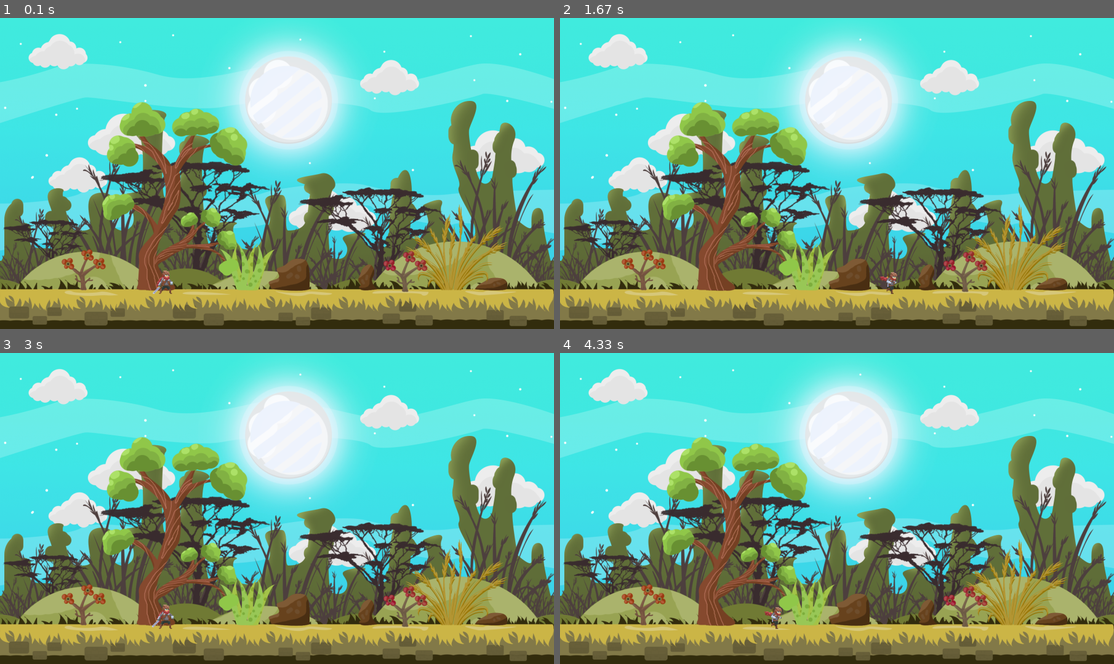
Above: before the commit, frames 1-4 (two rows, left to right).
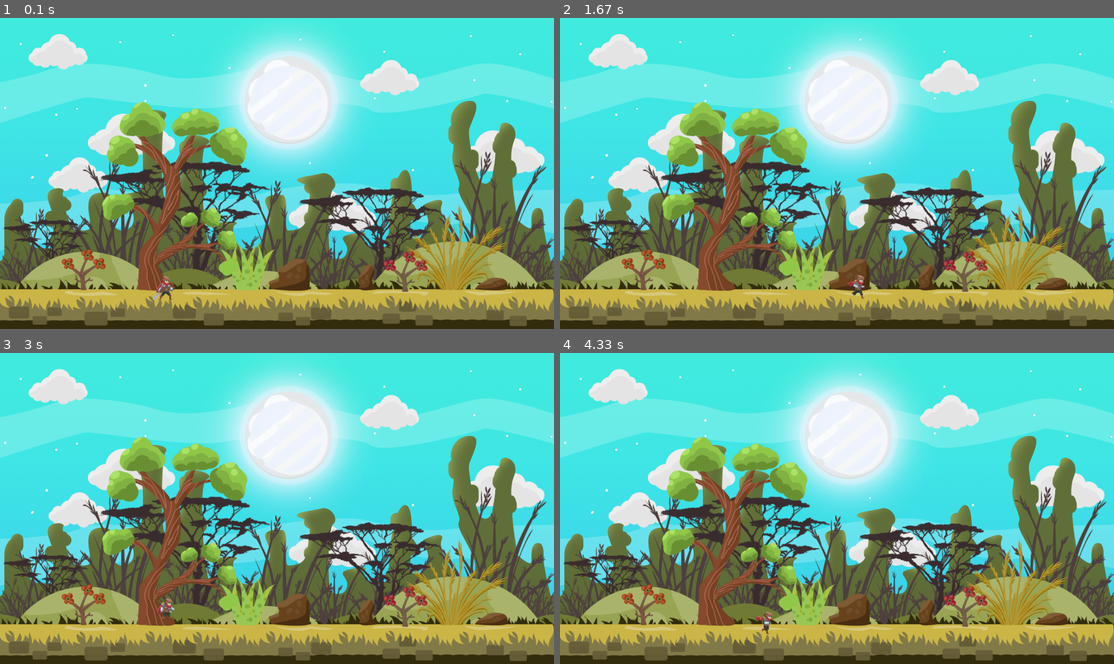
Above: after the commit, the same moments.

Repository: ethanwaggoner/Pygame_Game
Game: pygame game, started from Main.py
Two runs of this game, one before a commit and one after it. Both use one fixed random seed, a clock stepped at 60 frames per second and the inputs below.
Inputs:
- Up to frame 1 (0.1 s): no input
- Up to frame 2 (1.67 s): hold D 0.33-0.8 s; hold W 0.83-1.13 s; hold D 1.17-1.63 s
- Up to frame 3 (3 s): hold A 1.67-2.2 s; hold A 2.23-2.63 s; hold W from 2.67 s (still down)
- Up to frame 4 (4.33 s): release W at 3.03 s; hold D 3.07-3.7 s; hold A 3.73-4.2 s; hold D from 4.23 s (still down)

The runs differ from the first frame. In frame 1, 0.2% of the frame differs, in the area x 27-32%, y 81-91%; in frame 2, 0.2%, in the area x 51-61%, y 81-91%; in frame 3, 0.2%; in frame 4, 0.2%.

Commit message:
Added Jumping

Diff:
--- a/Assets.py
+++ b/Assets.py
@@ -17,3 +17,8 @@
                                 pygame.image.load("Assets/Player/Walk_Right/adventurer-run-03.png").convert_alpha(),
                                 pygame.image.load("Assets/Player/Walk_Right/adventurer-run-04.png").convert_alpha(),
                                 pygame.image.load("Assets/Player/Walk_Right/adventurer-run-05.png").convert_alpha()]
+
+        self.playerJump = [pygame.image.load("Assets/Player/Jump/adventurer-jump-00.png").convert_alpha(),
+                           pygame.image.load("Assets/Player/Jump/adventurer-jump-01.png").convert_alpha(),
+                           pygame.image.load("Assets/Player/Jump/adventurer-jump-02.png").convert_alpha(),
+                           pygame.image.load("Assets/Player/Jump/adventurer-jump-03.png").convert_alpha()]
--- a/Main.py
+++ b/Main.py
@@ -11,11 +11,10 @@
 FPS_CLOCK = pygame.time.Clock()
 displaySurface = pygame.display.set_mode((1920, 1080))
 displaySurface.fill((255, 255, 255))
-startX = 0
-startY = 0
-velocity = 10
-walkCount = 0
-
+posX = 0
+posY = 0
+velocity = 8
+jumpHeight = 10
 
 Assets = Assets()
 Background1 = Background(Assets.Level1, displaySurface)
@@ -23,9 +22,8 @@
 
 
 def draw():
-    displaySurface.fill((255, 255, 255))
     Background1.render()
-    Player.render_player(displaySurface, startX, startY)
+    Player.render_player(displaySurface, posX, posY)
     Player.update()
     pygame.display.update()
     FPS_CLOCK.tick(FPS)
@@ -36,16 +34,27 @@
 
     for event in pygame.event.get():
         if event.type == pygame.QUIT:
-            pygame.quit()
             boole = False
 
     keys = pygame.key.get_pressed()
+    playerX = Player.get_x(Player.start_positionX, posX)
+    playerY = Player.get_y(Player.start_positionY, posY)
 
-    if keys[pygame.K_d]:
-        startX += velocity
+    if keys[pygame.K_d] and playerX < 1920 - Player.player_width:
+        posX += velocity
         Player.run()
-    elif keys[pygame.K_a]:
-        startX -= velocity
+    if keys[pygame.K_a] and playerX > 0 + Player.player_width:
+        posX -= velocity
         Player.run()
+    if keys[pygame.K_w]:
+        Player.jump()
+        if jumpHeight >= -10:
+            posY -= (jumpHeight * abs(jumpHeight)) * 0.5
+            jumpHeight -= 1
+    else:
+        # if the player isn't on the ground, return at a speed of 20
+        jumpHeight = 10
+        if posY <= 0:
+            posY += 20
 
     draw()
--- a/Player.py
+++ b/Player.py
@@ -10,16 +10,30 @@
         player_assets = Assets()
 
         self.is_running = False
+        self.is_jumping = False
+
         self.player_walk = player_assets.playerWalkRight
         self.idles = player_assets.playerIdle
+        self.jump_list = player_assets.playerJump
+
         self.current_sprite = 0
+
         self.image = self.player_walk[self.current_sprite]
         self.idle_image = self.idles[self.current_sprite]
+        self.jump_image = self.jump_list[self.current_sprite]
 
+        self.scaling = 3
+        self.player_width = self.idle_image.get_width() * 2
         self.start_positionX = 500
         self.start_positionY = 850
 
-        width, height = pygame.display.get_surface().get_size()
+    @staticmethod
+    def get_x(start_x, x):
+        return start_x + x
+
+    @staticmethod
+    def get_y(start_y, y):
+        return start_y + y
 
     @staticmethod
     def resize(image, scaling):
@@ -29,6 +43,9 @@
     def run(self):
         self.is_running = True
 
+    def jump(self):
+        self.is_jumping = True
+
     def update(self):
         if self.is_running:
             self.current_sprite += 0.15
@@ -36,16 +53,29 @@
                 self.current_sprite = 0
                 self.is_running = False
             self.image = self.player_walk[int(self.current_sprite)]
-        elif not self.is_running:
+
+        if self.is_jumping:
+            self.current_sprite += 0.15
+            if self.current_sprite >= len(self.jump_list):
+                self.current_sprite = 0
+                self.is_jumping = False
+                self.jump_image = self.jump_list[int(self.current_sprite)]
+
+        if not self.is_running and not self.is_jumping:
             self.current_sprite += 0.15
             if self.current_sprite >= len(self.idles):
                 self.current_sprite = 0
             self.idle_image = self.idles[int(self.current_sprite)]
 
     def render_player(self, display, x, y):
-        if self.is_running:
-            big_image = self.resize(self.image, 3)
+        if self.is_running and not self.is_jumping:
+            big_image = self.resize(self.image, self.scaling)
             display.blit(big_image, (self.start_positionX + x, self.start_positionY + y))
-        else:
-            big_idle = self.resize(self.idle_image, 3)
+
+        elif self.is_jumping:
+            big_jump = self.resize(self.jump_image, self.scaling)
+            display.blit(big_jump, (self.start_positionX + x, self.start_positionY + y))
+
+        elif not self.is_running and not self.is_jumping:
+            big_idle = self.resize(self.idle_image, self.scaling)
             display.blit(big_idle, (self.start_positionX + x, self.start_positionY + y))
Binary file added: Assets/Player/Jump/adventurer-jump-00.png
Binary file added: Assets/Player/Jump/adventurer-jump-01.png
Binary file added: Assets/Player/Jump/adventurer-jump-02.png
Binary file added: Assets/Player/Jump/adventurer-jump-03.png
